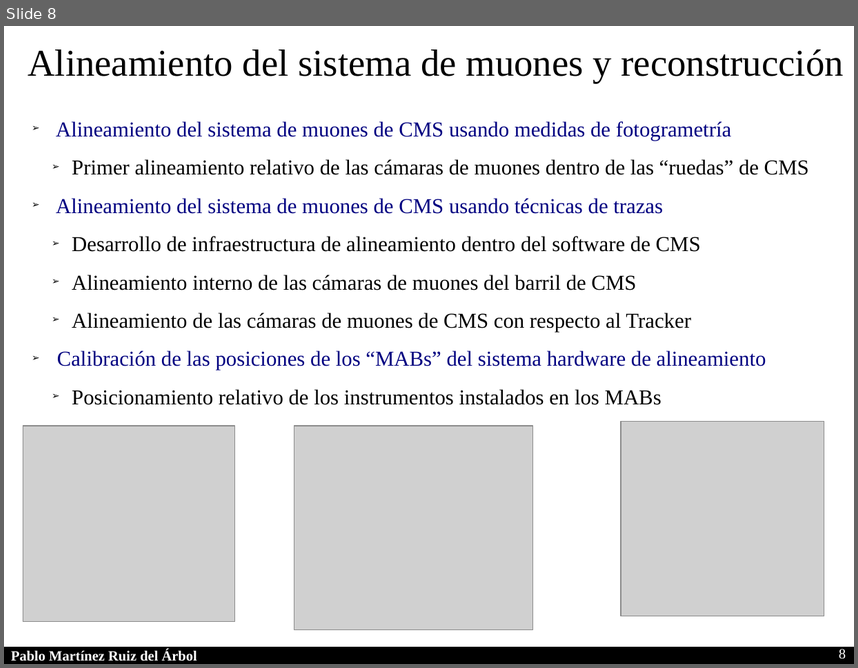
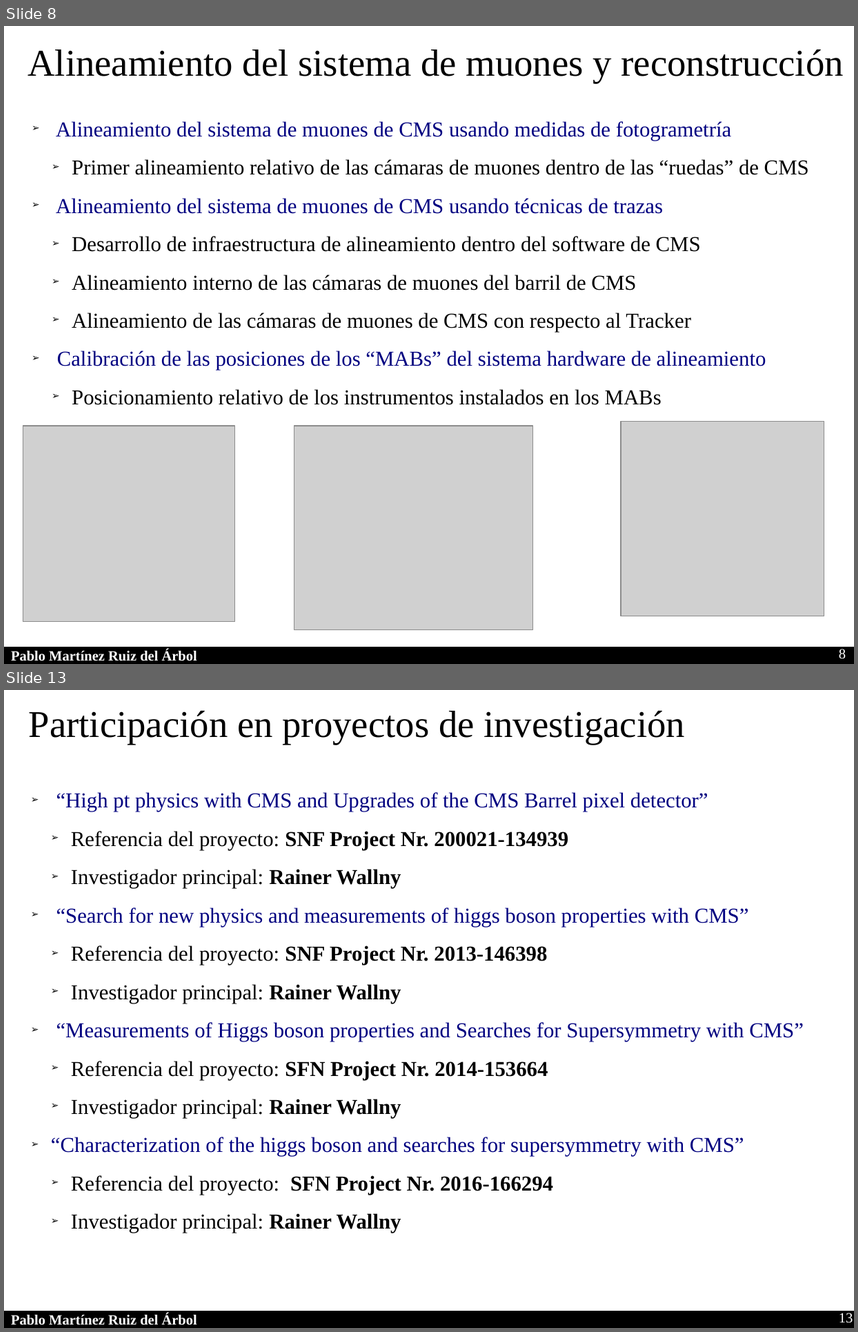
Before and after one commit to parbol/Plaza, a slide deck: Presentacion/Presentacion.odp. Shown one above the other, each under a label of ours: slide 8 before the commit, slides 8 and 13 after it; the slides between them are not shown. The pictures are 858x668 and 858x1332 pixels, drawn with LibreOffice and Linux fonts; fonts in the diff are those of the drawing; grey boxes stand for pictures. Boxes give left, top, right and bottom in pixels: in the first picture for what was removed or moved away, otherwise in the second. Text is boxed around its words. In the diff, an @@ line names an element or a change of style, - is before the commit and + after.

```diff
--- a/Presentacion/Presentacion.odp
+++ b/Presentacion/Presentacion.odp
@@ slide 13 added at bbox=[4, 690, 854, 1328], background #FFFFFF; not listed: 2 template elements that a slide beside it also shows @@
@@ text added at bbox=[29, 711, 685, 745], 32 pt, text #000000 @@
+Participación en proyectos de investigación
@@ text added at bbox=[51, 792, 804, 1232], 18 pt, text #000000 @@
+➢ “High pt physics with CMS and Upgrades of the CMS Barrel pixel detector”
+  ➢ Referencia del proyecto: SNF Project Nr. 200021-134939
+  ➢ Investigador principal: Rainer Wallny
+➢ “Search for new physics and measurements of higgs boson properties with CMS”
+  ➢ Referencia del proyecto: SNF Project Nr. 2013-146398
+  ➢ Investigador principal: Rainer Wallny
+➢ “Measurements of Higgs boson properties and Searches for Supersymmetry with CMS”
+  ➢ Referencia del proyecto: SFN Project Nr. 2014-153664
+  ➢ Investigador principal: Rainer Wallny
+➢ “Characterization of the higgs boson and searches for supersymmetry with CMS”
+  ➢ Referencia del proyecto: SFN Project Nr. 2016-166294
+  ➢ Investigador principal: Rainer Wallny
@@ page number added at bbox=[839, 1312, 853, 1323], 12 pt, text #FFFFFF @@
+13
```
Also in this commit, not shown: 6 slides changed, 6 other slides added, 2 slides removed.
